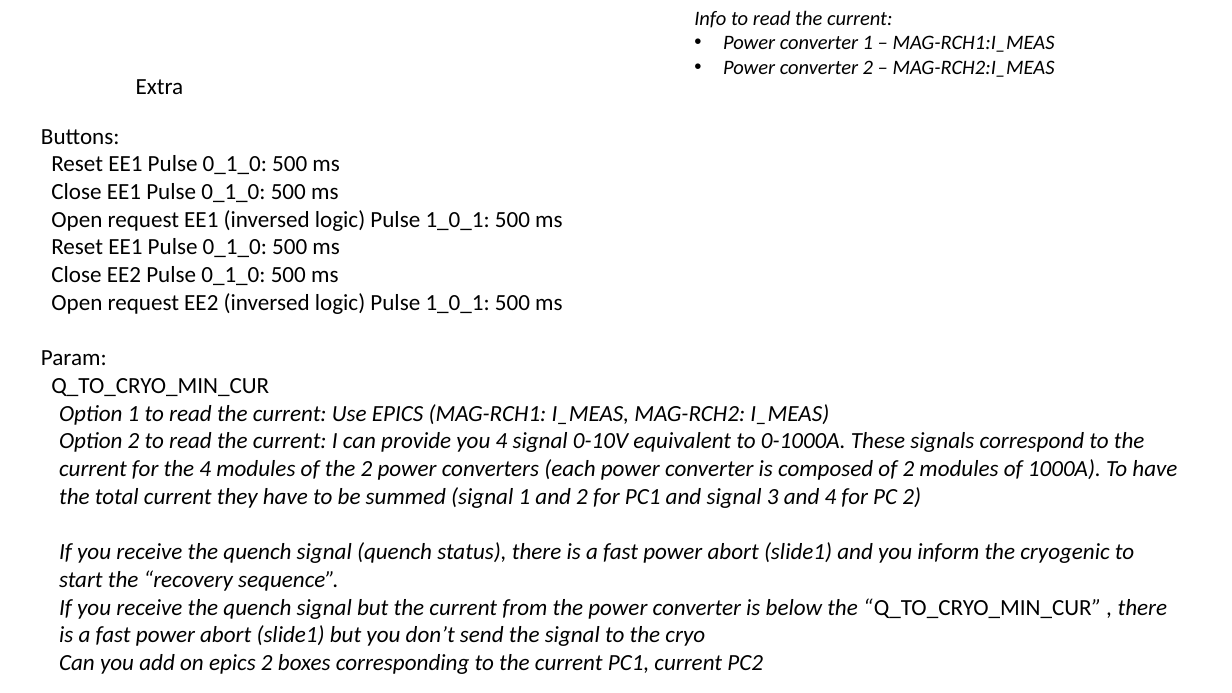
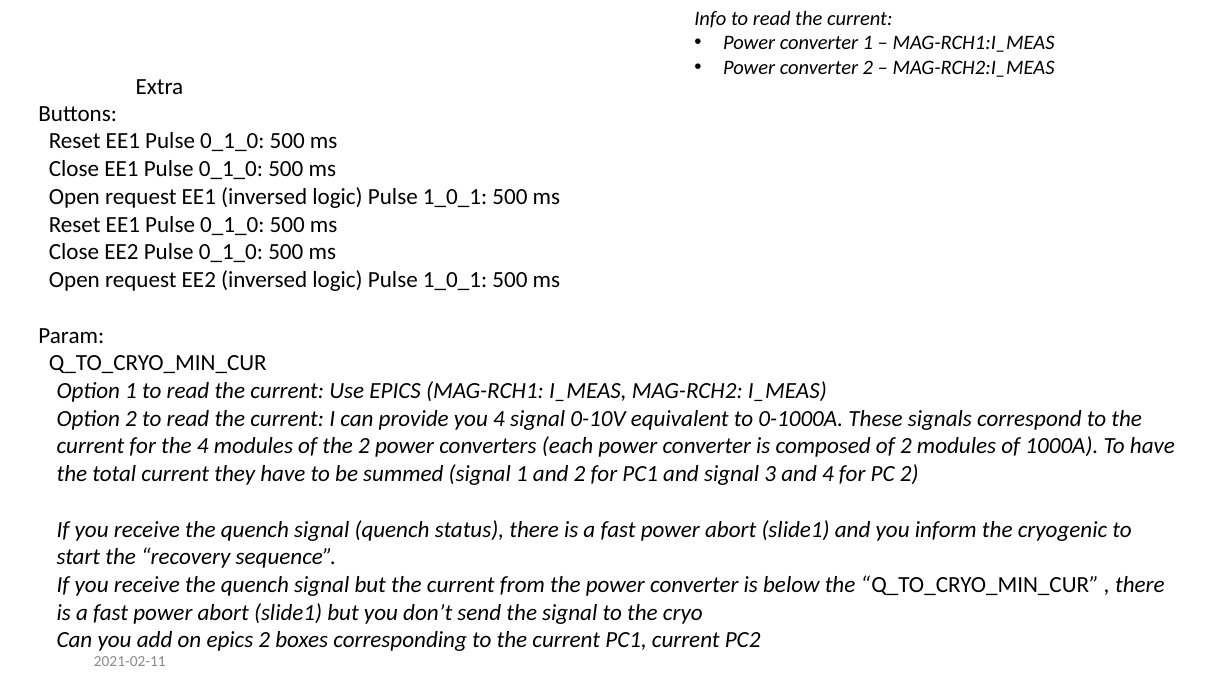
Before and after one commit to freia-lab/e3-maglps, a slide deck: slide 4 of doc/Logic_v2.pptx. Drawn at 1232x693 pixels with LibreOffice and Linux fonts; fonts in the diff are those of the drawing. Boxes give left, top, right and bottom in pixels: in the first picture for what was removed or moved away, otherwise in the second. Text is boxed around its words. In the diff, an @@ line names an element or a change of style, - is before the commit and + after.

Commit message:
Changed the logic of power permit (new PLC program). Updated opi and the documentation.

```diff
--- a/doc/Logic_v2.pptx
+++ b/doc/Logic_v2.pptx
@@ text "Buttons:": place and size @@
-text "Buttons:" at (41, 129, 1177, 674)
+text "Buttons:" at (38, 106, 1175, 651)
@@ text added at (94, 656, 166, 666), 12 pt, text #8C8C8C @@
+2021-02-11
```
Also in this commit, not shown: 3 other slides changed, 5 other files.
